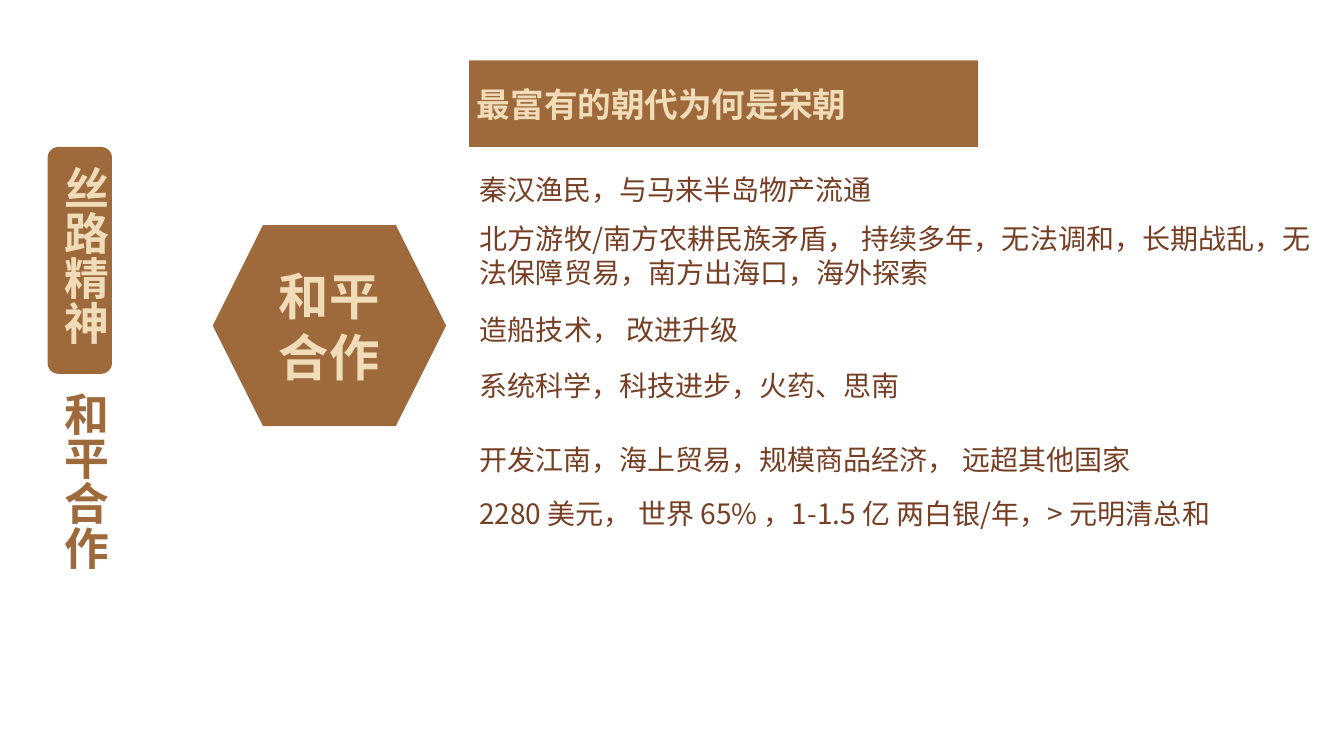
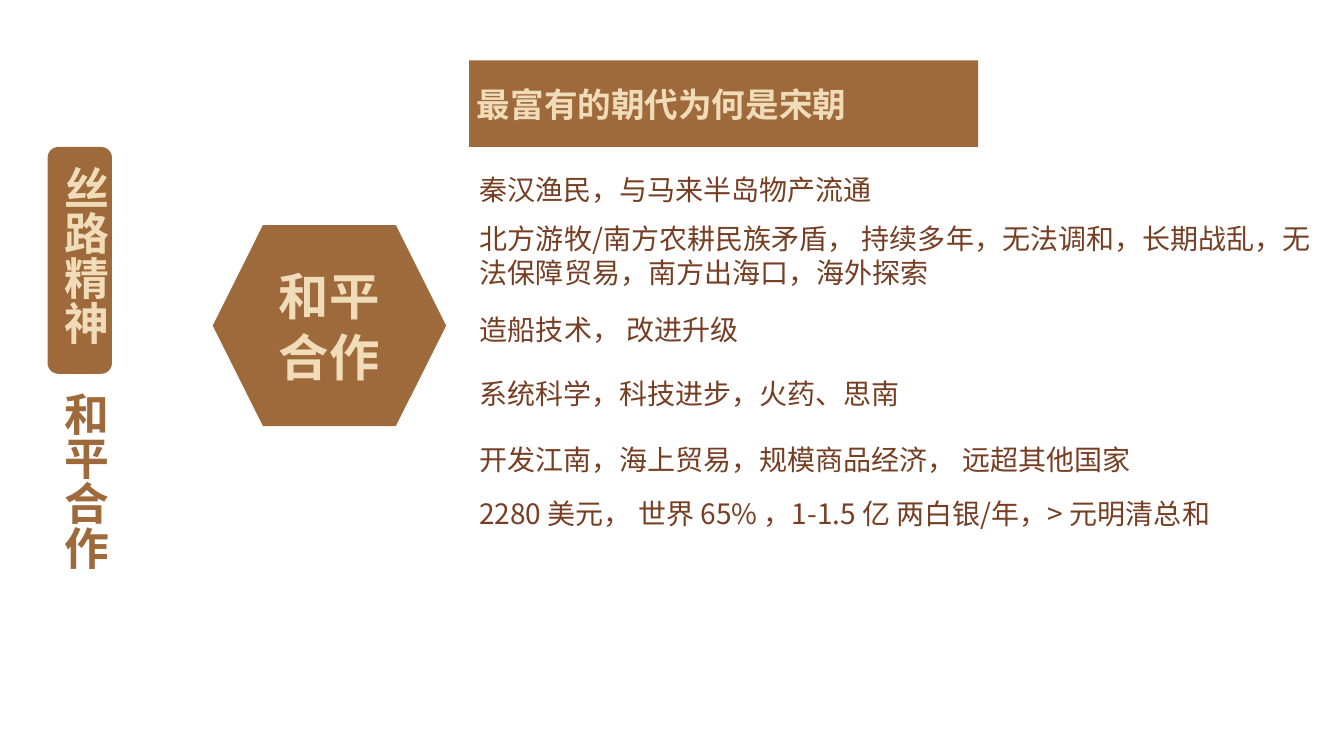
Before and after one commit to FredJiangFei/freetalk, a slide deck: slide 18 of 一带一路/一带一路 - 1.pptx (slide 17 before the commit). Drawn at 1344x756 pixels with LibreOffice and Linux fonts; fonts in the diff are those of the drawing; background and template pictures are left out. Boxes give left, top, right and bottom in pixels: in the first picture for what was removed or moved away, otherwise in the second. Text is boxed around its words. In the diff, an @@ line names an element or a change of style, - is before the commit and + after.

```diff
--- a/一带一路/一带一路 - 1.pptx
+++ b/一带一路/一带一路 - 1.pptx
@@ text "系统科学，科技进步，火药、思南" moved from (x1=479, y1=372, x2=900, y2=399) to (x1=479, y1=380, x2=900, y2=407) @@
```
Also in this commit, not shown: 7 other slides changed, 2 slides added, 1 slide removed, 2 other files.
